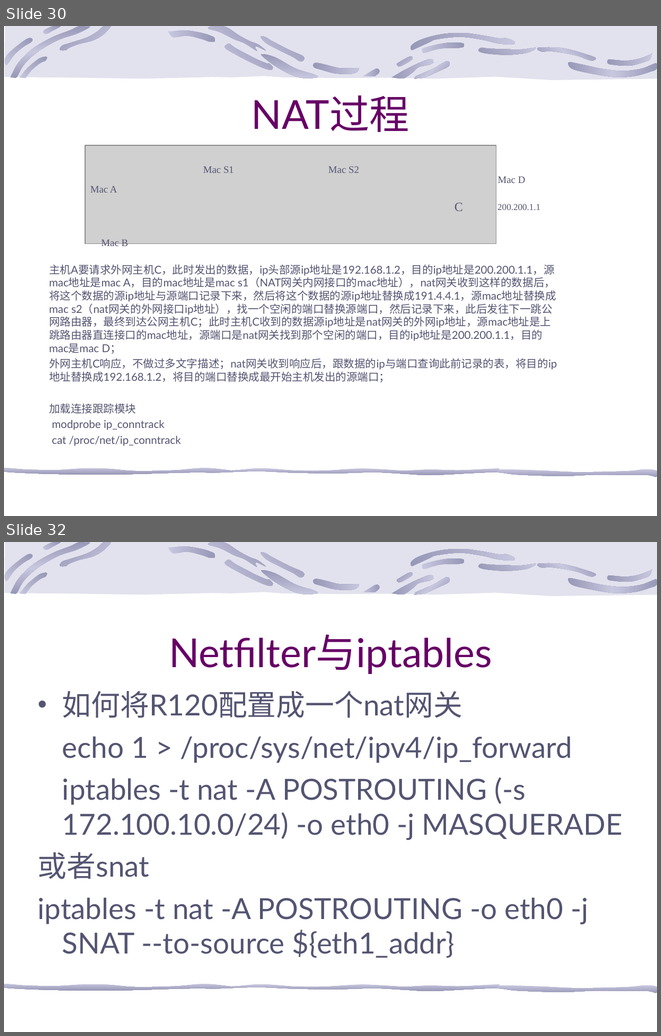
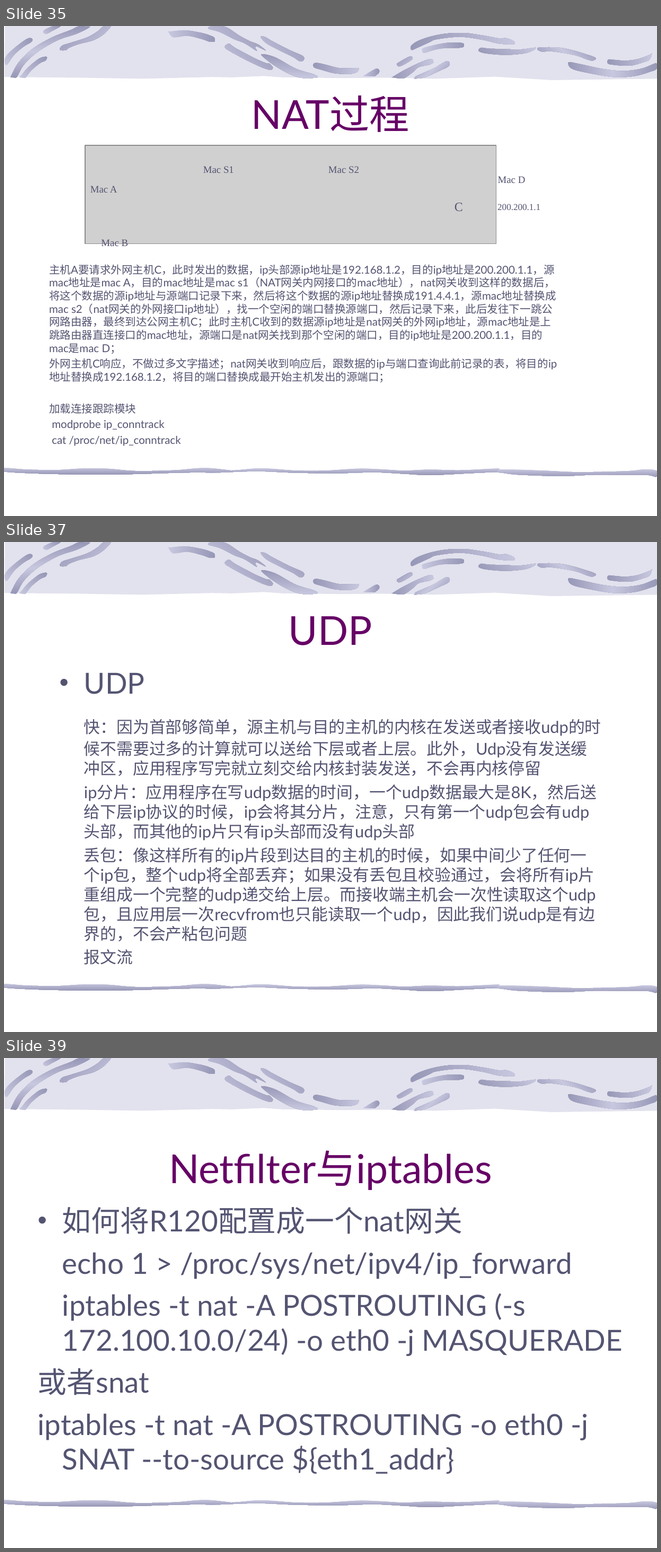
Before and after one commit to 13242084001/shell, a slide deck: 网络知识.ppt. Shown one above the other, each under a label of ours: slides 30 and 32 before the commit, slides 35, 37 and 39 after it; the slides between them are not shown. The pictures are 661x1036 and 661x1552 pixels, drawn with LibreOffice and Linux fonts; fonts in the diff are those of the drawing; grey boxes stand for pictures; background and template pictures are left out. Boxes give left, top, right and bottom in pixels: in the first picture for what was removed or moved away, otherwise in the second. Text is boxed around its words. In the diff, an @@ line names an element or a change of style, - is before the commit and + after.

```diff
--- a/网络知识.ppt
+++ b/网络知识.ppt
@@ slide 37 added at [4, 542, 657, 1032], background picture (left out); not listed: 25 template elements that a slide beside it also shows @@
@@ title added at [289, 616, 372, 645], 44 pt, text #660066 @@
+UDP
@@ text added at [84, 672, 601, 964], 18 pt, text #545472 @@
+• UDP
+快：因为首部够简单，源主机与目的主机的内核在发送或者接收udp的时候不需要过多的计算就可以送给下层或者上层。此外，Udp没有发送缓冲区，应用程序写完就立刻交给内核封装发送，不会再内核停留
+ip分片：应用程序在写udp数据的时间，一个udp数据最大是8K，然后送给下层ip协议的时候，ip会将其分片，注意，只有第一个udp包会有udp头部，而其他的ip片只有ip头部而没有udp头部
+丢包：像这样所有的ip片段到达目的主机的时候，如果中间少了任何一个ip包，整个udp将全部丢弃；如果没有丢包且校验通过，会将所有ip片重组成一个完整的udp递交给上层。而接收端主机会一次性读取这个udp包，且应用层一次recvfrom也只能读取一个udp，因此我们说udp是有边界的，不会产粘包问题
+报文流
@@ what was slide 30 is now slide 35 @@
@@ what was slide 32 is now slide 39 @@
```
Also in this commit, not shown: 7 slides changed, 11 other slides added, 44 slides removed.
